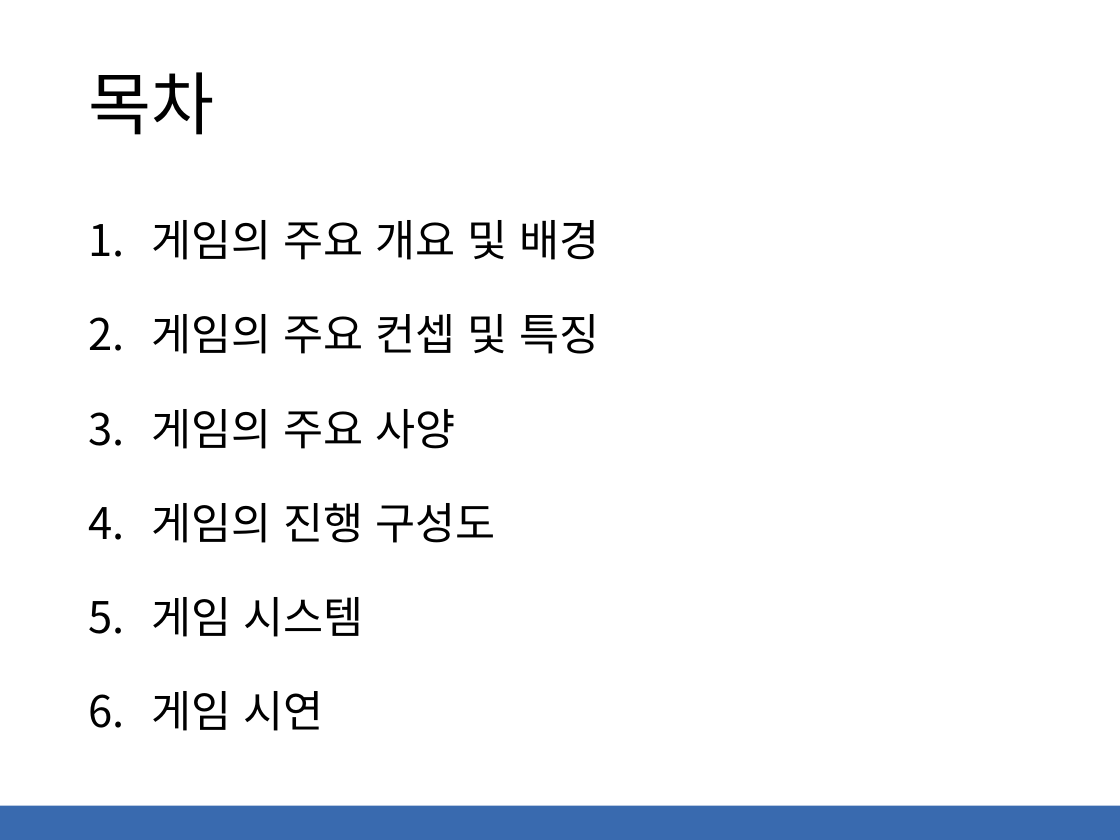
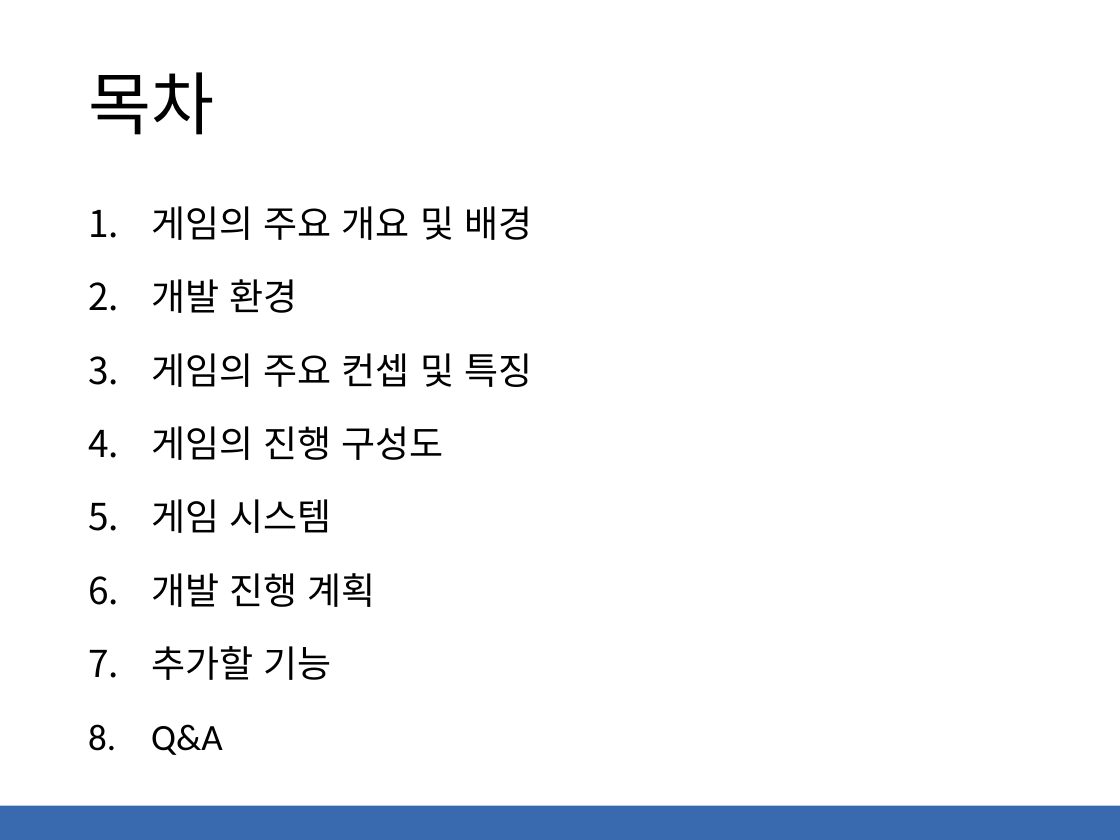
Before and after one commit to kimsibaek/cocos2d-x-work, a slide deck: slide 2 of 0000.Project/게임기획서-스피리추얼 소울2(Spiritual Soul 2).pptx. Drawn at 1120x840 pixels with LibreOffice and Linux fonts; fonts in the diff are those of the drawing. Boxes give left, top, right and bottom in pixels: in the first picture for what was removed or moved away, otherwise in the second. Text is boxed around its words. In the diff, an @@ line names an element or a change of style, - is before the commit and + after.

```diff
--- a/0000.Project/게임기획서-스피리추얼 소울2(Spiritual Soul 2).pptx
+++ b/0000.Project/게임기획서-스피리추얼 소울2(Spiritual Soul 2).pptx
@@ text at <box>151,206,533,533</box>: size 28 to 23.8 pt in "게임의 주요 개요 및 배경", "게임의 주요 컨셉 및 특징", "게임의 진행 구성도", "게임 시스템"; line spacing 1.5 to 1.3 @@
@@ text at <box>151,279,298,313</box>: paragraph added @@
+2. 개발 환경
@@ text at <box>151,409,456,449</box>: paragraph removed @@
-3. 게임의 주요 사양
@@ text at <box>151,573,376,755</box>: text changed; size 28 to 23.8 pt @@
-6. 게임 시연
+6. 개발 진행 계획
+7. 추가할 기능
+8. Q&A
```
Also in this commit, not shown: 16 other slides changed, 6 slides added, 2 slides removed.
